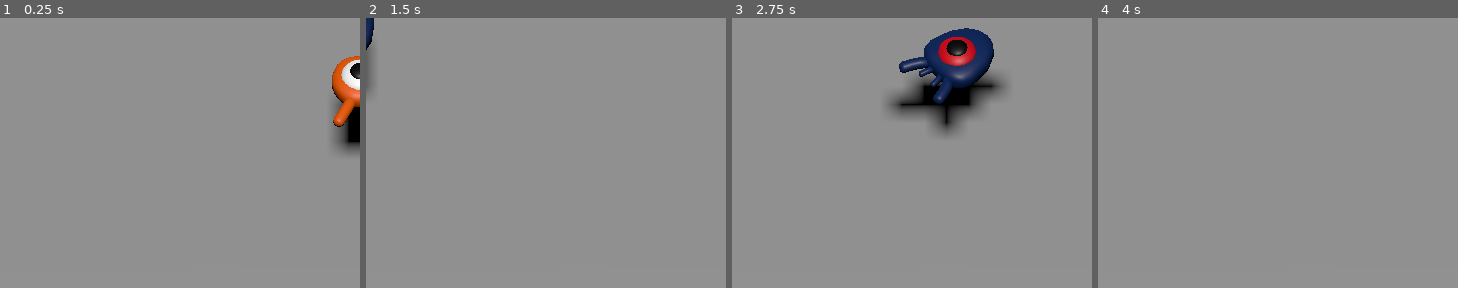
Above: before the commit, frames 1-4 (left to right).
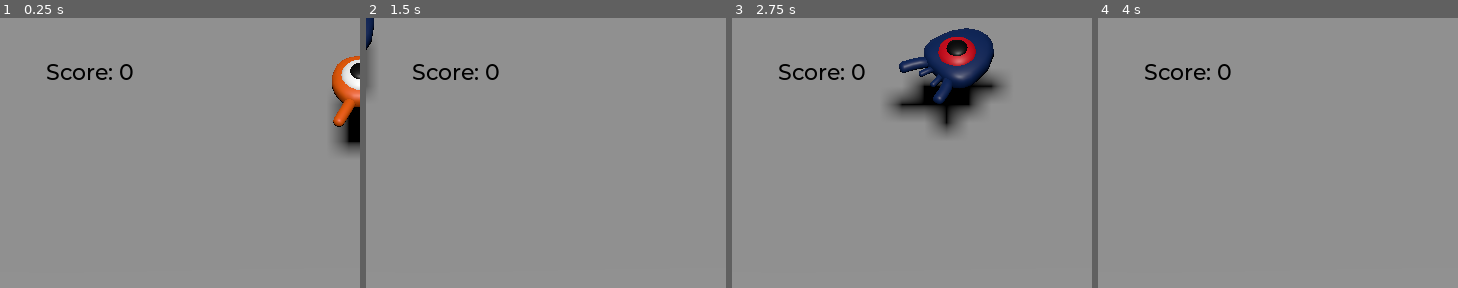
Above: after the commit, the same moments.

Repository: Pschuller22/SquashCreeps3D
Game: Godot game, scene res://main.tscn
The game is run twice, just before and just after one commit, with the same random seed, the same clock (stepped at 60 frames per second) and the same inputs.
Inputs:
- Up to frame 1 (0.25 s): no input
- Up to frame 2 (1.5 s): tap Enter (ui_accept) at 0.5, 1.35 s; hold D (move_right) 0.53-1.28 s; hold Enter (ui_accept) 0.53-1.28 s; tap Space (jump) at 0.77 s; hold S (move_back) from 1.28 s (still down)
- Up to frame 3 (2.75 s): tap Space (jump) at 1.52 s; release S (move_back) at 2.03 s; hold D (move_right) from 2.03 s (still down); hold Enter (ui_accept) from 2.03 s (still down)
- Up to frame 4 (4 s): release D (move_right) at 2.78 s; release Enter (ui_accept) at 2.78 s; hold W (move_forward) 2.78-3.53 s; tap Enter (ui_accept) at 2.85 s; tap Space (jump) at 3.02, 3.77 s; hold A (move_left) from 3.53 s (still down); hold Enter (ui_accept) from 3.53 s (still down)
The pictures show only the part of the screen within x 0-50%, y 0-50%; the shares and areas given below are measured in that part.

The runs differ from the first frame. In frame 1, 0.5% of the frame differs, in the area x 13-37%, y 17-23%; in frame 2, 0.5%; in frame 3, 0.5%; in frame 4, 0.5%.

Commit message:
Added a Score counter, Replay function, and Music

Diff:
--- /dev/null
+++ b/squash_the_creeps_start_1.1.0/ScoreLabel.gd
@@ -0,0 +1,16 @@
+extends Label
+
+var score = 0
+
+func _on_mob_squashed():
+	score += 1
+	text = "Score: %s" % score
+
+# Called when the node enters the scene tree for the first time.
+func _ready():
+	pass # Replace with function body.
+
+
+# Called every frame. 'delta' is the elapsed time since the previous frame.
+func _process(delta):
+	pass
--- a/squash_the_creeps_start_1.1.0/main.gd
+++ b/squash_the_creeps_start_1.1.0/main.gd
@@ -4,7 +4,7 @@
 
 # Called when the node enters the scene tree for the first time.
 func _ready():
-	pass # Replace with function body.
+	$UserInterface/Retry.hide()
 
 
 # Called every frame. 'delta' is the elapsed time since the previous frame.
@@ -28,6 +28,15 @@
 	#Spawn the mob by adding it to the Main scene
 	add_child(mob)
 
+	#We connect the mob to the score label to update the score upon squashing one
+	mob.squashed.connect($UserInterface/ScoreLabel._on_mob_squashed.bind())
+
 
 func _on_player_hit():
 	$MobTimer.stop()
+	$UserInterface/Retry.show()
+
+func _unhandled_input(event):
+	if event.is_action_pressed("ui_accept") and $UserInterface/Retry.visible:
+		#This restarts the current scene
+		get_tree().reload_current_scene()
--- a/squash_the_creeps_start_1.1.0/main.tscn
+++ b/squash_the_creeps_start_1.1.0/main.tscn
@@ -1,8 +1,10 @@
-[gd_scene load_steps=9 format=3 uid="uid://tk68r6o3hb7r"]
+[gd_scene load_steps=12 format=3 uid="uid://tk68r6o3hb7r"]
 
 [ext_resource type="Script" path="res://main.gd" id="1_sgxdk"]
 [ext_resource type="PackedScene" uid="uid://b8076c0by485y" path="res://player.tscn" id="1_x2ee7"]
 [ext_resource type="PackedScene" uid="uid://ikmh3osmm5j" path="res://mob.tscn" id="2_sncta"]
+[ext_resource type="FontFile" uid="uid://cjj6lr2yiifwi" path="res://fonts/Montserrat-Medium.ttf" id="4_xvq5s"]
+[ext_resource type="Script" path="res://ScoreLabel.gd" id="5_a0mxe"]
 
 [sub_resource type="BoxShape3D" id="BoxShape3D_b1jkd"]
 size = Vector3(60, 2, 60)
@@ -22,6 +24,10 @@
 "tilts": PackedFloat32Array(0, 0, 0, 0, 0)
 }
 point_count = 5
+
+[sub_resource type="Theme" id="Theme_adroi"]
+default_font = ExtResource("4_xvq5s")
+default_font_size = 22
 
 [node name="Main" type="Node"]
 script = ExtResource("1_sgxdk")
@@ -80,5 +86,48 @@
 wait_time = 0.5
 autostart = true
 
+[node name="UserInterface" type="Control" parent="."]
+layout_mode = 3
+anchors_preset = 15
+anchor_right = 1.0
+anchor_bottom = 1.0
+grow_horizontal = 2
+grow_vertical = 2
+theme = SubResource("Theme_adroi")
+
+[node name="ScoreLabel" type="Label" parent="UserInterface"]
+layout_mode = 0
+offset_left = 46.0
+offset_top = 40.0
+offset_right = 107.0
+offset_bottom = 63.0
+theme_override_colors/font_color = Color(0, 0, 0, 1)
+text = "Score: 0"
+script = ExtResource("5_a0mxe")
+
+[node name="Retry" type="ColorRect" parent="UserInterface"]
+layout_mode = 1
+anchors_preset = 15
+anchor_right = 1.0
+anchor_bottom = 1.0
+grow_horizontal = 2
+grow_vertical = 2
+color = Color(0.0431373, 0.0431373, 0.0392157, 0.458824)
+
+[node name="Label" type="Label" parent="UserInterface/Retry"]
+layout_mode = 1
+anchors_preset = 8
+anchor_left = 0.5
+anchor_top = 0.5
+anchor_right = 0.5
+anchor_bottom = 0.5
+offset_left = -106.5
+offset_top = -14.0
+offset_right = 106.5
+offset_bottom = 14.0
+grow_horizontal = 2
+grow_vertical = 2
+text = "Press Enter to retry"
+
 [connection signal="hit" from="Player" to="." method="_on_player_hit"]
 [connection signal="timeout" from="MobTimer" to="." method="_on_mob_timer_timeout"]
--- /dev/null
+++ b/squash_the_creeps_start_1.1.0/music_player.tscn
@@ -0,0 +1,7 @@
+[gd_scene load_steps=2 format=3 uid="uid://boyth3c0slcer"]
+
+[ext_resource type="AudioStream" uid="uid://cwso410271wsc" path="res://art/House In a Forest Loop.ogg" id="1_nc5ar"]
+
+[node name="MusicPlayer" type="AudioStreamPlayer"]
+stream = ExtResource("1_nc5ar")
+autoplay = true
--- a/squash_the_creeps_start_1.1.0/project.godot
+++ b/squash_the_creeps_start_1.1.0/project.godot
@@ -14,6 +14,10 @@
 run/main_scene="res://main.tscn"
 config/features=PackedStringArray("4.2")
 config/icon="res://icon.png"
+
+[autoload]
+
+MusicPlayer="*res://music_player.tscn"
 
 [display]
 
